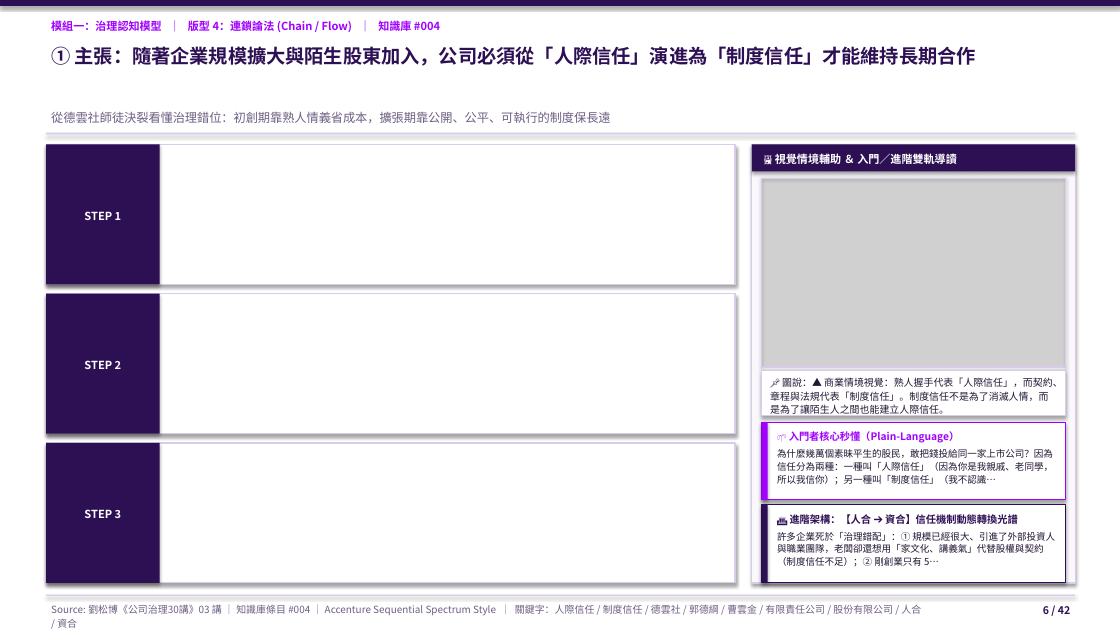
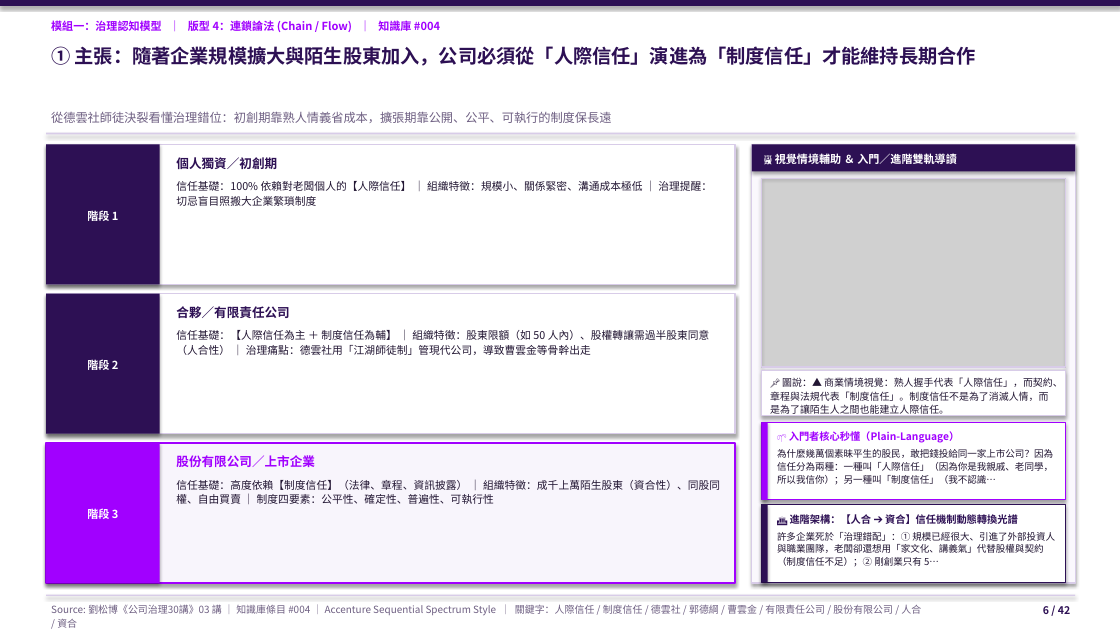
Before and after one commit to davidyeh51/corp-gov-portal, a slide deck: slide 6 of docs/public/downloads/劉松博_公司治理30講_全40講無雜訊顧問簡報庫.pptx. Drawn at 1120x630 pixels with LibreOffice and Linux fonts; fonts in the diff are those of the drawing; grey boxes stand for pictures. Boxes give left, top, right and bottom in pixels: in the first picture for what was removed or moved away, otherwise in the second. Text is boxed around its words. In the diff, an @@ line names an element or a change of style, - is before the commit and + after.

```diff
--- a/docs/public/downloads/劉松博_公司治理30講_全40講無雜訊顧問簡報庫.pptx
+++ b/docs/public/downloads/劉松博_公司治理30講_全40講無雜訊顧問簡報庫.pptx
@@ text added at (176,157,277,169), 10.8 pt, text #2D1054, bold @@
+個人獨資／初創期
@@ text at (87,208,119,223): text changed @@
-STEP 1
+階段 1
@@ text added at (176,181,712,206), 9.2 pt, text #221633 @@
+信任基礎：100% 依賴對老闆個人的【人際信任】 ｜ 組織特徵：規模小、關係緊密、溝通成本極低 ｜ 治理提醒：切忌盲目照搬大企業繁瑣制度
@@ text added at (176,306,289,318), 10.8 pt, text #2D1054, bold @@
+合夥／有限責任公司
@@ text at (87,358,119,373): text changed @@
-STEP 2
+階段 2
@@ text added at (176,330,710,355), 9.2 pt, text #221633 @@
+信任基礎：【人際信任為主 ＋ 制度信任為輔】 ｜ 組織特徵：股東限額（如 50 人內）、股權轉讓需過半股東同意（人合性） ｜ 治理痛點：德雲社用「江湖師徒制」管現代公司，導致曹雲金等骨幹出走
@@ rectangle at (46,443,160,583): fill #2D1054 to #A100FF @@
@@ rectangle at (46,443,735,583): fill #FFFFFF to #F8F5FC; outline #D8CCE8 1 pt to #A100FF 1.5 pt @@
@@ text added at (176,455,315,467), 10.8 pt, text #A100FF, bold @@
+股份有限公司／上市企業
@@ text at (87,507,119,522): text changed @@
-STEP 3
+階段 3
@@ text added at (176,480,720,504), 9.2 pt, text #221633 @@
+信任基礎：高度依賴【制度信任】（法律、章程、資訊披露） ｜ 組織特徵：成千上萬陌生股東（資合性）、同股同權、自由買賣 ｜ 制度四要素：公平性、確定性、普遍性、可執行性
```
Also in this commit, not shown: 38 other slides changed, 47 other files.
